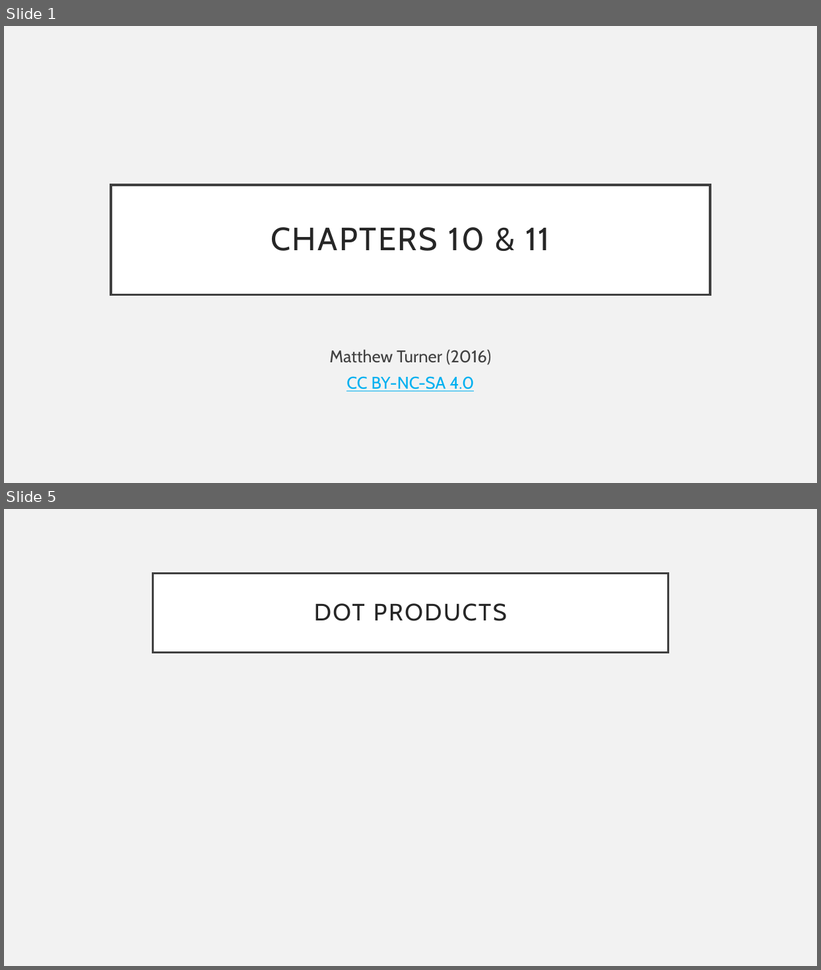
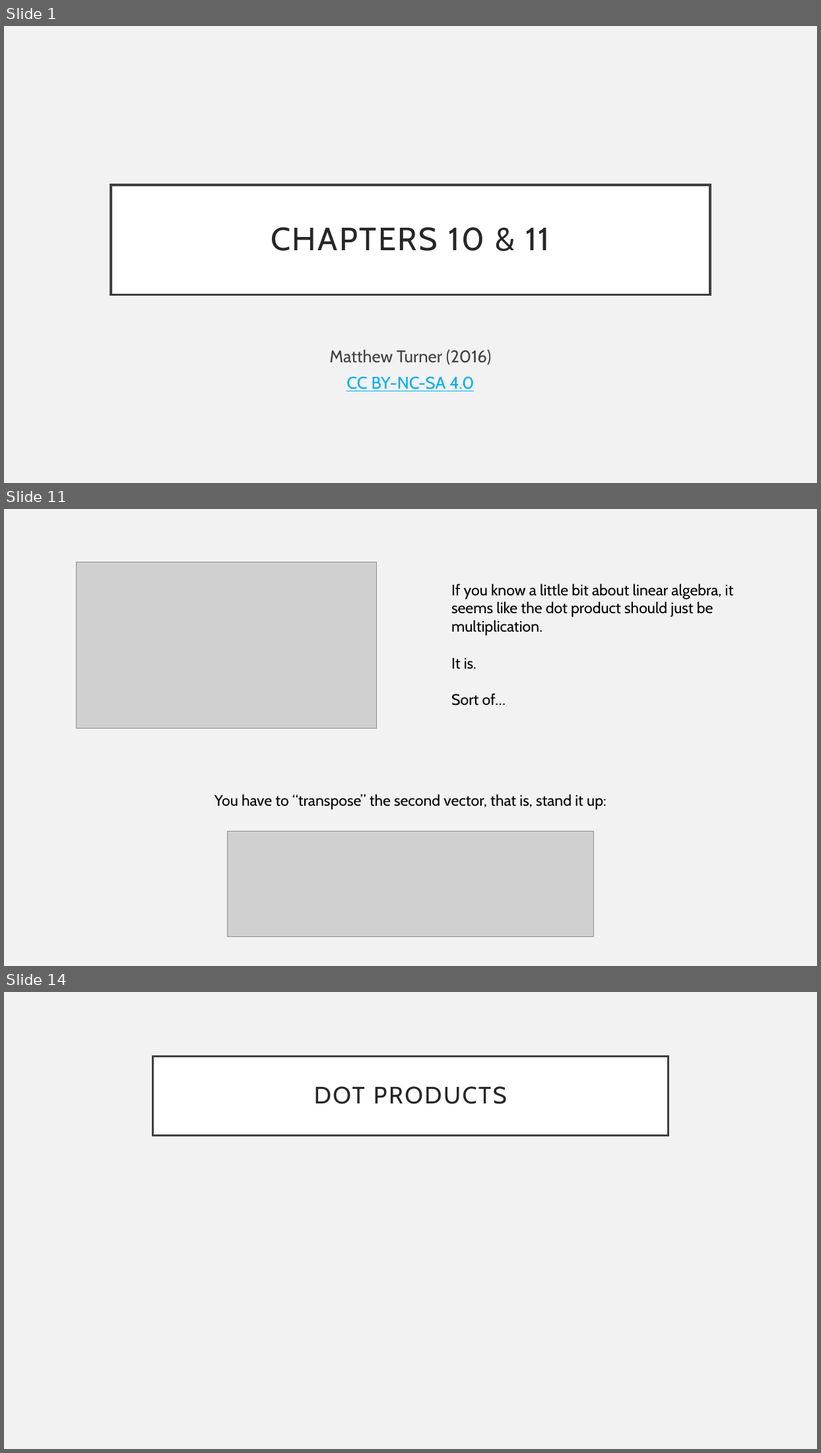
Before and after one commit to mdtdev/Signal-Processing-Demos, a slide deck: chap_10_11.pptx. Shown one above the other, each under a label of ours: slides 1 and 5 before the commit, slides 1, 11 and 14 after it; the slides between them are not shown. The pictures are 821x970 and 821x1453 pixels, drawn with LibreOffice and Linux fonts; fonts in the diff are those of the drawing; grey boxes stand for pictures. Boxes give left, top, right and bottom in pixels: in the first picture for what was removed or moved away, otherwise in the second. Text is boxed around its words. In the diff, an @@ line names an element or a change of style, - is before the commit and + after.

```diff
--- a/chap_10_11.pptx
+++ b/chap_10_11.pptx
@@ slide 11 added at (4,509,817,966), background #F2F2F2 @@
@@ picture added at (76,562,377,729) @@
@@ text added at (451,584,734,706), 18 pt, text #000000 @@
+If you know a little bit about linear algebra, it seems like the dot product should just be multiplication.
+It is.
+Sort of…
@@ text added at (215,794,607,810), 18 pt, text #000000 @@
+You have to “transpose” the second vector, that is, stand it up:
@@ picture added at (227,832,594,937) @@
@@ what was slide 5 is now slide 14 @@
```
Also in this commit, not shown: 5 slides changed, 14 other slides added, 3 slides removed, 1 other file.
